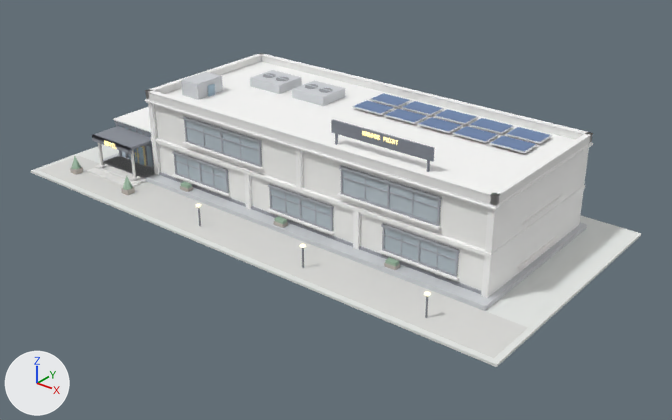
What one commit did to the glTF model models/harbor_point_hotel_2f_5rooms.glb.
The view is the same before and after, from a camera (50 mm lens) standing at (4.69, -5.72, 2.95) and looking at (0.28, -0.21, -0.46). The axes (+X, +Y, +Z) are drawn at lower left. The lights are the same throughout. The picture after the commit comes second. Vertices at exactly the same position are counted once.

Objects in the first picture: 'Greenery', 'Ground', 'Lamp_Light', 'Lamps', 'Parapet', 'Paving', 'Pilasters', 'Planters', 'Plinth', 'Roof_Plant', 'Slabs', 'Solar', 'Window_Frames', 'Windows', 'room_201', 'room_202' and 16 more.
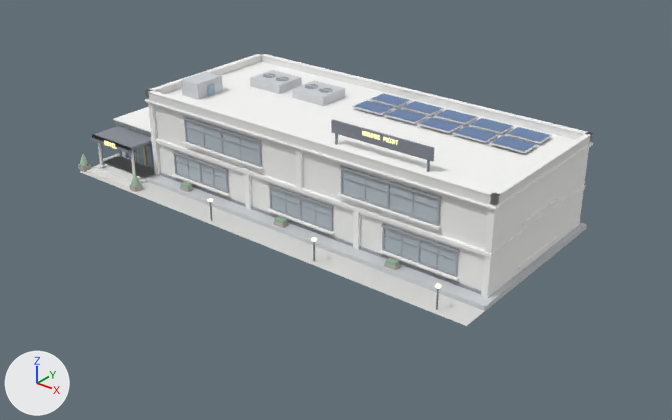
Pixel boxes (x1, y1, x2, y2) of what changed, in the pictures (672 x 420 px; the box of a moved part takes in the faces that stretch with it):
'Paving', rescaled (17% narrower, 20% shorter)
    before: (39, 156, 528, 358)
    after: (80, 165, 485, 326)
'Ground', deleted
    before: (31, 144, 641, 367)
'Greenery', reshaped
    before: (71, 156, 399, 266)
    after: (79, 153, 399, 266)
'Planters', reshaped
    before: (70, 167, 400, 270)
    after: (78, 164, 400, 270)
'Lamps', moved
    before: (198, 207, 428, 318)
    after: (210, 202, 439, 310)
'Lamp_Light', rescaled
    before: (196, 204, 431, 296)
    after: (207, 198, 441, 289)
part 3 of me_planters, moved or reshaped
    before: (70, 167, 83, 175)
    after: (78, 164, 91, 172)
part 4 of me_planters, moved or reshaped
    before: (121, 187, 135, 195)
    after: (129, 184, 143, 192)
part 5 of me_greenery, moved or reshaped
    before: (71, 156, 81, 169)
    after: (79, 153, 89, 166)
part 6 of me_greenery, moved or reshaped
    before: (123, 175, 133, 190)
    after: (131, 172, 141, 187)

What changed in the scene script:
```text
Change me_lamp_light:
    used by ob_lamp_light; location = (0.0, 0.0, 0.0)
    remove me_lamp_light.from_pydata(...)  # 40 vertices, 60 faces; spans x -1.96..1.82, y -1.14..-0.86, z -0.29..-0.14
    add me_lamp_light.from_pydata(...)  # 40 vertices, 60 faces; spans x -1.96..1.82, y -1.01..-0.86, z -0.29..-0.14
    me_lamp_light part 1: the whole mesh is scaled about its middle by (1, 0.487, 1), then moved by (0.0, 0.07, 0.0)
Change me_paving:
    used by ob_paving; location = (0.0, 0.0, 0.0)
    remove me_paving.from_pydata(...)  # 8 vertices, 12 faces; spans x -2.4..2.4, y -1.25..-0.8, z -0.47
    add me_paving.from_pydata(...)  # 8 vertices, 12 faces; spans x -2.07..2.07, y -1.04..-0.8, z -0.47
    me_paving part 2: the whole mesh is scaled about its middle by (0.862, 0.533, 1), then moved by (0.0, 0.11, 0.0)
Change me_planters:
    used by ob_planters; location = (0.0, 0.0, 0.0)
    remove me_planters.from_pydata(...)  # 40 vertices, 60 faces; spans x -2.12..1.3, y -1.1..-0.72, z -0.47..-0.4
    add me_planters.from_pydata(...)  # 40 vertices, 60 faces; spans x -2.12..1.3, y -1.01..-0.72, z -0.47..-0.4
    me_planters part 3: the loose piece of 8 vertices spanning x -2.12..-2.04, y -1.1..-1.02, z -0.47..-0.42 is moved by (0.0, 0.09, 0.0)
    me_planters part 4: the loose piece of 8 vertices spanning x -1.4..-1.32, y -1.1..-1.02, z -0.47..-0.42 is moved by (0.0, 0.09, 0.0)
Change me_greenery:
    used by ob_greenery; location = (0.0, 0.0, 0.0)
    remove me_greenery.from_pydata(...)  # 48 vertices, 76 faces; spans x -2.12..1.29, y -1.1..-0.73, z -0.42..-0.3
    add me_greenery.from_pydata(...)  # 48 vertices, 76 faces; spans x -2.12..1.29, y -1.01..-0.73, z -0.42..-0.3
    me_greenery part 5: the loose piece of 12 vertices spanning x -2.12..-2.04, y -1.1..-1.02, z -0.42..-0.3 is moved by (0.0, 0.09, 0.0)
    me_greenery part 6: the loose piece of 12 vertices spanning x -1.4..-1.32, y -1.1..-1.02, z -0.42..-0.3 is moved by (0.0, 0.09, 0.0)
Change me_lamps:
    used by ob_lamps; location = (0.0, 0.0, 0.0)
    remove me_lamps.from_pydata(...)  # 54 vertices, 96 faces; spans x -0.41..1.81, y -1.13..-1.11, z -0.47..-0.29
    add me_lamps.from_pydata(...)  # 54 vertices, 96 faces; spans x -0.41..1.81, y -1.0..-0.98, z -0.47..-0.29
    me_lamps part 7: the whole mesh is moved by (0.0, 0.13, 0.0)
Remove ob_ground:
    ob_ground = bpy.data.objects.new('Ground', me_ground)
    ob_ground.location = (0.0, 0.0, 0.0)
```
